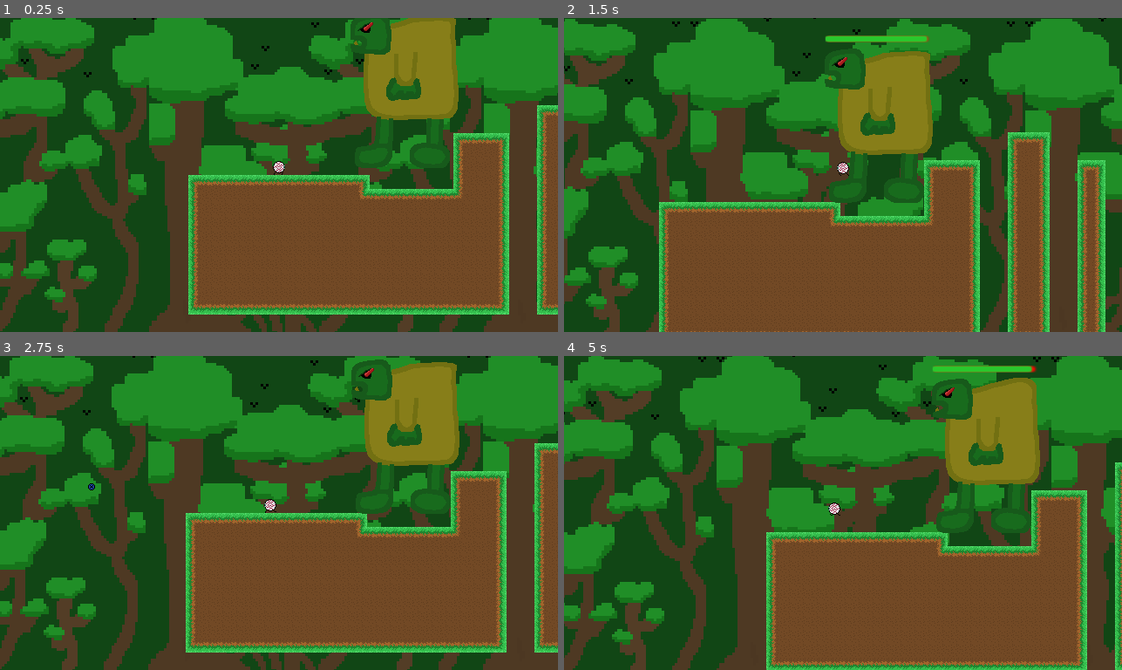
Above: before the commit, frames 1-4 (two rows, left to right).
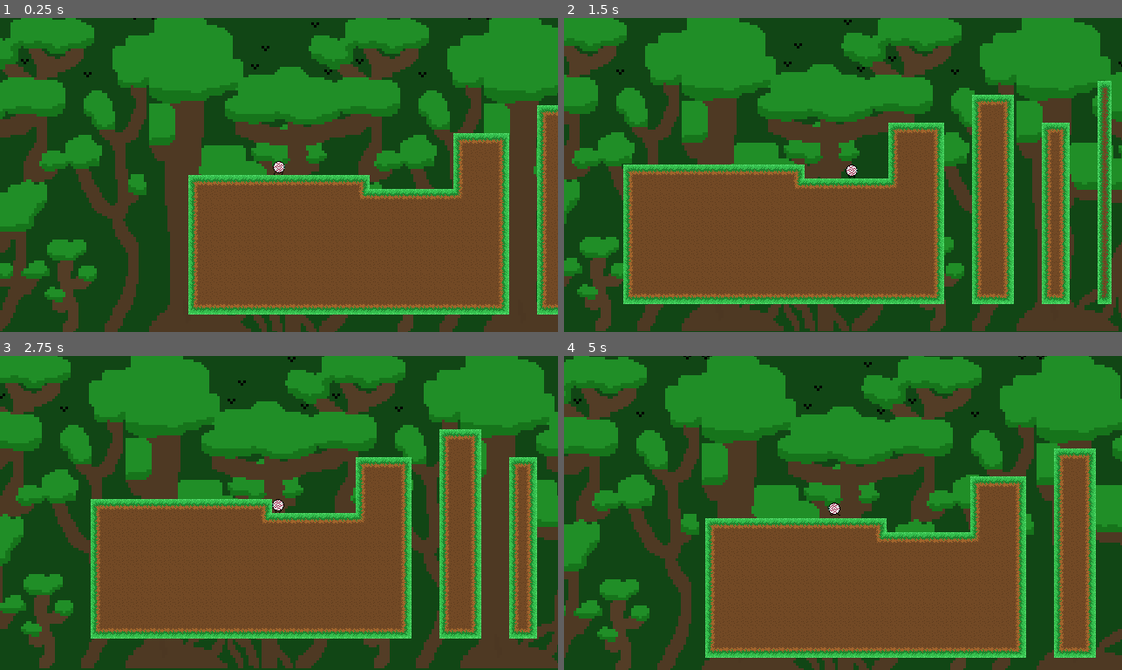
Above: after the commit, the same moments.

Repository: epimetheusgames/EyeSore
Game: Godot game, scene res://World.tscn
Two runs of this game, one before a commit and one after it. Both use one fixed random seed, a clock stepped at 60 frames per second and the inputs below. The engine's default icon, where the game draws it, is replaced by a stand-in: a white triangle on a blue panel in a dark square.
Inputs (mouse positions are in pixels of both pictures, inside the frame that each line leads up to):
- Up to frame 1 (0.25 s): no input
- Up to frame 2 (1.5 s): move the mouse to (965, 159) at 0.52 s; hold D (movement_right) from 0.53 s (still down); click (965, 159) at 0.6 s; tap Space (movement_jump) at 0.77 s; right-click (965, 159) at 0.8 s; move the mouse to (731, 190) at 1.27 s; right-click (731, 190) at 1.35 s
- Up to frame 3 (2.75 s): tap Space (movement_jump) at 1.52 s; click (167, 528) at 1.55 s; move the mouse to (334, 443) at 2.02 s; release D (movement_right) at 2.03 s; hold A (movement_left) from 2.03 s (still down); click (334, 443) at 2.1 s; right-click (334, 443) at 2.3 s
- Up to frame 4 (5 s): move the mouse to (815, 575) at 2.77 s; release A (movement_left) at 2.78 s; hold D (movement_right) 2.78-4.28 s; right-click (815, 575) at 2.85 s; tap Space (movement_jump) at 3.02, 3.77, 4.52 s; click (815, 575) at 3.05 s; move the mouse to (1010, 560) at 3.52 s; tap Alt (self_destruct) at 3.6 s; right-click (1010, 560) at 3.8 s; move the mouse to (675, 465) at 4.27 s; hold A (movement_left) from 4.28 s (still down); click (675, 465) at 4.35 s

The runs differ from the first frame. In frame 1, 6.3% of the frame differs, in the area x 62-83%, y 0-48%; in frame 2, 59%, in the area x 0-100%, y 0-100%; in frame 3, 58%; in frame 4, 50%.

Commit message:
Added a tile that falls when anything is touching it.

Diff:
--- a/OGPC_Project_Native_Directory/PixelatedBoss.gd
+++ b/OGPC_Project_Native_Directory/PixelatedBoss.gd
@@ -81,7 +81,6 @@
 # In the future this will be and connection from the player bullet when it damages the enemy.
 func on_Knockback_event():
 	#$AnimatedSprite.animation = "damaged"
-	print('hello')
 	decreasing_health = true
 	attacking = false
 	was_attacked = true
--- a/OGPC_Project_Native_Directory/Player.gd
+++ b/OGPC_Project_Native_Directory/Player.gd
@@ -178,7 +178,6 @@
 
 	if bullet_type == 0:
 		var player_normal_bullet = normal_bullet_file_path.instance()
-		player_normal_bullet.connect("boss_hit", $"../InfiniteHealthBoss", "_on_Knockback_event")
 
 		$Shooting_SFX_Player.play()
 
--- /dev/null
+++ b/OGPC_Project_Native_Directory/UnstableGrassTile.gd
@@ -0,0 +1,26 @@
+extends KinematicBody2D
+
+
+var collapse = false
+var velocity = Vector2.ZERO
+
+export var gravity_strength = 10
+
+
+func _physics_process(delta):
+	var player = get_parent().get_node("Player_Body")
+	$CollisionShape2D.disabled = false
+	var collision_info = move_and_collide(velocity)
+	$CollisionShape2D.disabled = true
+
+	if collapse:
+		collapse = true
+		Apply_Gravity()
+
+	#var contacts = $CollisionShape2D.shape.collide_and_get_contacts($CollisionShape2D.transform, player.get_node("CollisionShape2D").shape, player.transform)
+
+	if collision_info != null:
+		collapse = true
+
+func Apply_Gravity():
+	velocity.y += gravity_strength
--- /dev/null
+++ b/OGPC_Project_Native_Directory/UnstableGrassTile.tscn
@@ -0,0 +1,16 @@
+[gd_scene load_steps=4 format=2]
+
+[ext_resource path="res://OGPC_Project_Singular_Grass_Block_Sprite.png" type="Texture" id=1]
+[ext_resource path="res://UnstableGrassTile.gd" type="Script" id=2]
+
+[sub_resource type="RectangleShape2D" id=1]
+extents = Vector2( 8, 8 )
+
+[node name="UnstableGrassTile" type="KinematicBody2D"]
+script = ExtResource( 2 )
+
+[node name="Sprite" type="Sprite" parent="."]
+texture = ExtResource( 1 )
+
+[node name="CollisionShape2D" type="CollisionShape2D" parent="."]
+shape = SubResource( 1 )
--- a/OGPC_Project_Native_Directory/World.tscn
+++ b/OGPC_Project_Native_Directory/World.tscn
@@ -1,10 +1,9 @@
-[gd_scene load_steps=27 format=2]
+[gd_scene load_steps=26 format=2]
 
 [ext_resource path="res://GroundTileMap.tscn" type="PackedScene" id=1]
 [ext_resource path="res://OGPC_Project_Grass_Tileset.png" type="Texture" id=2]
 [ext_resource path="res://Player.tscn" type="PackedScene" id=3]
 [ext_resource path="res://OGPC_Project_WIP_Jungle_Background.png" type="Texture" id=4]
-[ext_resource path="res://PixelatedBoss.tscn" type="PackedScene" id=5]
 
 [sub_resource type="ConvexPolygonShape2D" id=1]
 points = PoolVector2Array( 0, 0, 16, 0, 16, 16, 0, 16 )
@@ -235,6 +234,3 @@
 centered = false
 region_enabled = true
 region_rect = Rect2( 0, 0, 512, 512 )
-
-[node name="PixelatedBoss" parent="." instance=ExtResource( 5 )]
-position = Vector2( 230, 180 )
Binary file added: OGPC_Project_Native_Directory/OGPC_Project_Singular_Grass_Block_Sprite.png
Not shown, added: OGPC_Project_Native_Directory/OGPC_Project_Singular_Grass_Block_Sprite.png.import
